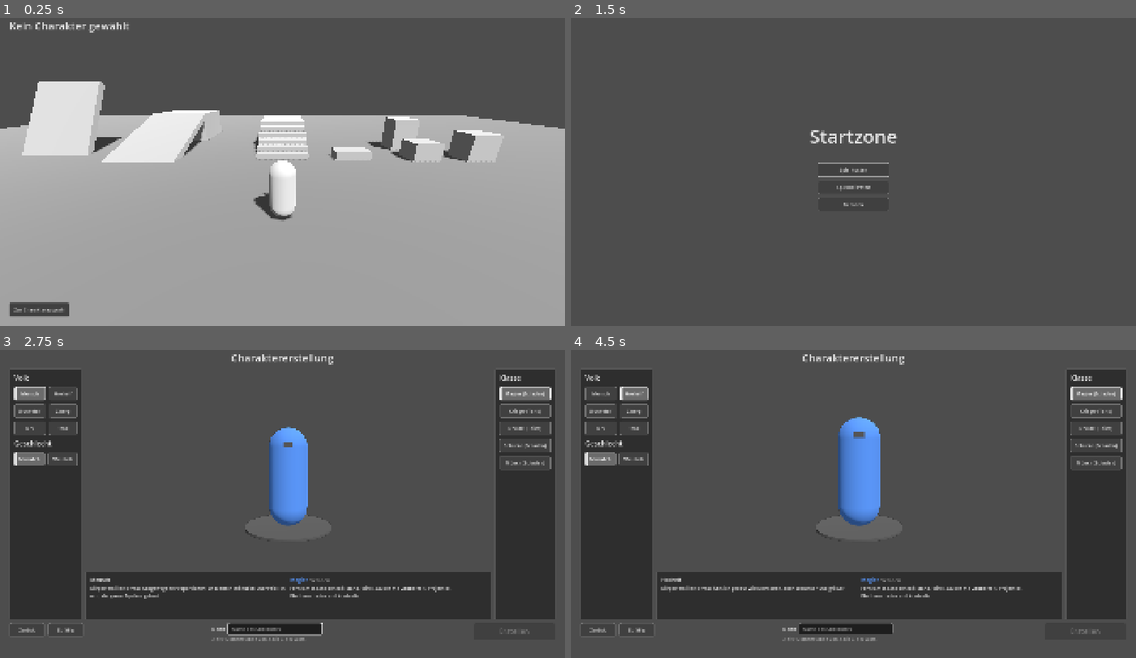
Above: before the commit, frames 1-4 (two rows, left to right).
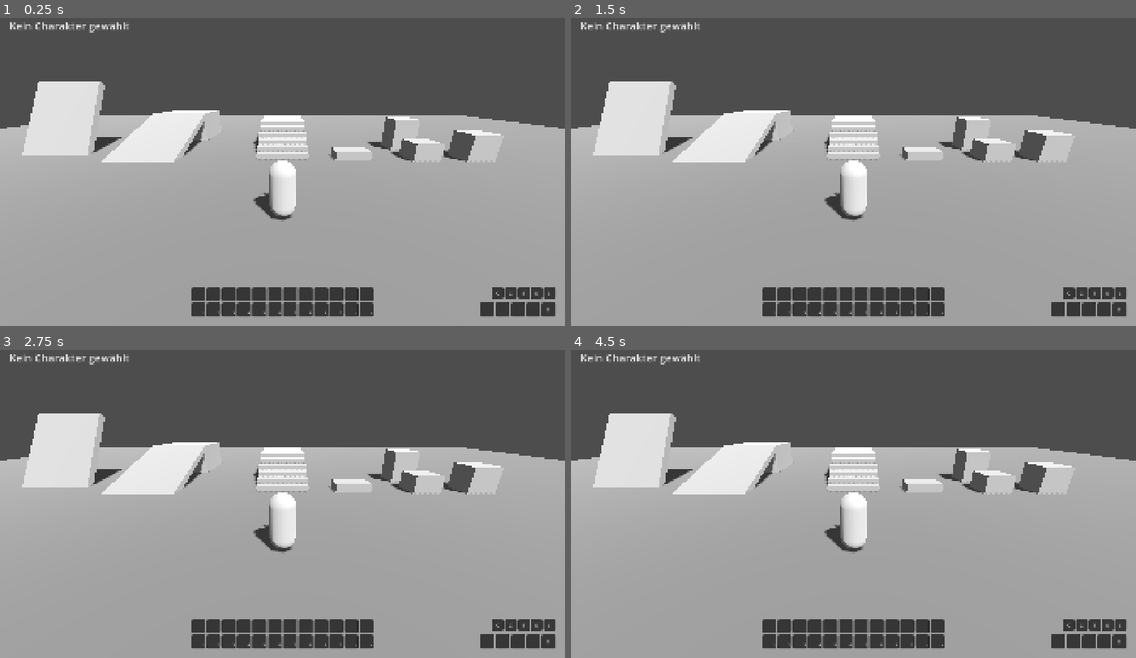
Above: after the commit, the same moments.

Repository: As94tt/WoM
Game: Godot game, scene res://scenes/test_world.tscn
Two runs of this game, one before a commit and one after it. Both use one fixed random seed, a clock stepped at 60 frames per second and the inputs below. This scene is started directly instead of the project's main scene.
Inputs (mouse positions are in pixels of both pictures, inside the frame that each line leads up to):
- Up to frame 1 (0.25 s): no input
- Up to frame 2 (1.5 s): click (610, 310) at 0.5 s, where only the run before the commit has a clickable "Zur Charakterauswahl"; click (599, 298) at 1.25 s, where only the run before the commit has a clickable "Zurück"
- Up to frame 3 (2.75 s): click (282, 519) at 2 s, where only the run before the commit has a clickable "Spiel beitreten"
- Up to frame 4 (4.5 s): click (599, 393) at 2.75 s, where only the run before the commit has a clickable "Mensch"; click (768, 627) at 3.52 s; click (633, 393) at 4.25 s, where only the run before the commit has a clickable "Hochelf"

The runs differ from the first frame. In frame 1, 4.2% of the frame differs, in the area x 1-99%, y 87-97%; in frame 2, 65%; in frame 3, 69%; in frame 4, 69%, in the area x 0-100%, y 1-100%.

Commit message:
HUD in die Testszene eingebunden, Button „Zur Charakterauswahl“ durch das Spielmenü ersetzt; Bewegungstasten bei offenem Spielmenü gesperrt (#17)
Co-Authored-By: Claude Opus 5.5 <noreply@anthropic.com>

Diff:
--- a/game/scenes/test_world.tscn
+++ b/game/scenes/test_world.tscn
@@ -1,6 +1,7 @@
 [gd_scene format=3]
 
 [ext_resource type="Script" path="res://scripts/test_world.gd" id="1_world"]
+[ext_resource type="PackedScene" path="res://scenes/ui/hud.tscn" id="2_hud"]
 
 [sub_resource type="StandardMaterial3D" id="Material_block"]
 albedo_color = Color(0.62, 0.62, 0.62, 1)
@@ -191,13 +192,4 @@
 theme_type_variation = &"Subtitle"
 text = "Stufe · Volk · Klasse"
 
-[node name="Spacer" type="Control" parent="Hud/Margin/Rows"]
-layout_mode = 2
-size_flags_vertical = 3
-mouse_filter = 2
-
-[node name="BackButton" type="Button" parent="Hud/Margin/Rows"]
-unique_name_in_owner = true
-layout_mode = 2
-size_flags_horizontal = 0
-text = "Zur Charakterauswahl"
+[node name="GameHud" parent="Hud" instance=ExtResource("2_hud")]
--- a/game/scripts/player/player_input.gd
+++ b/game/scripts/player/player_input.gd
@@ -16,7 +16,8 @@
 ##   wenn der (ausgeblendete) Zeiger über einem UI-Element liegt.
 ## - Ein Klick in die Spielwelt nimmt der Oberfläche den Fokus.
 ## - Hat ein Textfeld (LineEdit/TextEdit) den Fokus, z. B. später der Chat,
-##   werden die Bewegungstasten ignoriert.
+##   oder ist ein Knoten der Gruppe „blocks_game_input“ sichtbar (z. B. das
+##   Spielmenü aus #17), werden die Bewegungstasten ignoriert.
 
 ## Kamera der Figur.
 @export var camera: PlayerCamera
@@ -59,6 +60,8 @@
 		return
 	if event is InputEventMouseButton and event.pressed:
 		_handle_mouse_press(event)
+		return
+	if _keyboard_blocked():
 		return
 	if event.is_action_pressed("jump"):
 		_player.request_jump()
@@ -122,7 +125,7 @@
 	var strafe := 0.0
 	var turn := 0.0
 	var keys_held := false
-	if not _text_field_has_focus():
+	if not _keyboard_blocked():
 		var w := Input.is_action_pressed("move_forward")
 		var s := Input.is_action_pressed("move_backward")
 		var q := Input.is_action_pressed("strafe_left")
@@ -171,6 +174,13 @@
 		Input.mouse_mode = Input.MOUSE_MODE_VISIBLE
 
 
-func _text_field_has_focus() -> bool:
+## Tastatur für die Figur gesperrt: Textfeld mit Fokus oder ein sichtbares
+## Element der Gruppe „blocks_game_input“ (z. B. das Spielmenü).
+func _keyboard_blocked() -> bool:
 	var focus := get_viewport().gui_get_focus_owner()
-	return focus is LineEdit or focus is TextEdit
+	if focus is LineEdit or focus is TextEdit:
+		return true
+	for node in get_tree().get_nodes_in_group(&"blocks_game_input"):
+		if node is CanvasItem and node.is_visible_in_tree():
+			return true
+	return false
--- a/game/scripts/test_world.gd
+++ b/game/scripts/test_world.gd
@@ -3,16 +3,16 @@
 ## für die Bewegung (Rampe, steiler Hang, Treppe, Kisten, Wände, Tunnel) und
 ## eine Anzeige des gewählten Charakters aus GameSession.
 ## Die eigene Spielfigur erscheint am SpawnPoint unter dem Knoten Players.
+## Das Interface (HUD, #17) ist als eigene Szene unter dem Knoten Hud
+## eingebunden; „Zurück zur Charakterauswahl“ liegt jetzt im Spielmenü (Esc).
 ## Rein lokal. In M1 startet hier je nach GameSession.mode der Host
 ## (create_server) oder der Client (create_client); dann spawnt ein
 ## MultiplayerSpawner (spawn_path = Players) eine Figur pro Spieler.
 
-const CHARACTER_SELECT_SCENE := "res://scenes/ui/character_select.tscn"
 const PLAYER_SCENE := preload("res://scenes/player/player.tscn")
 
 
 func _ready() -> void:
-	%BackButton.pressed.connect(_on_back_pressed)
 	_spawn_local_player()
 	var c := GameSession.selected_character
 	if c == null:
@@ -38,8 +38,3 @@
 	player.peer_id = peer_id
 	%Players.add_child(player)
 	player.global_transform = %SpawnPoint.global_transform
-
-
-func _on_back_pressed() -> void:
-	GameSession.selected_character = null
-	get_tree().change_scene_to_file(CHARACTER_SELECT_SCENE)
